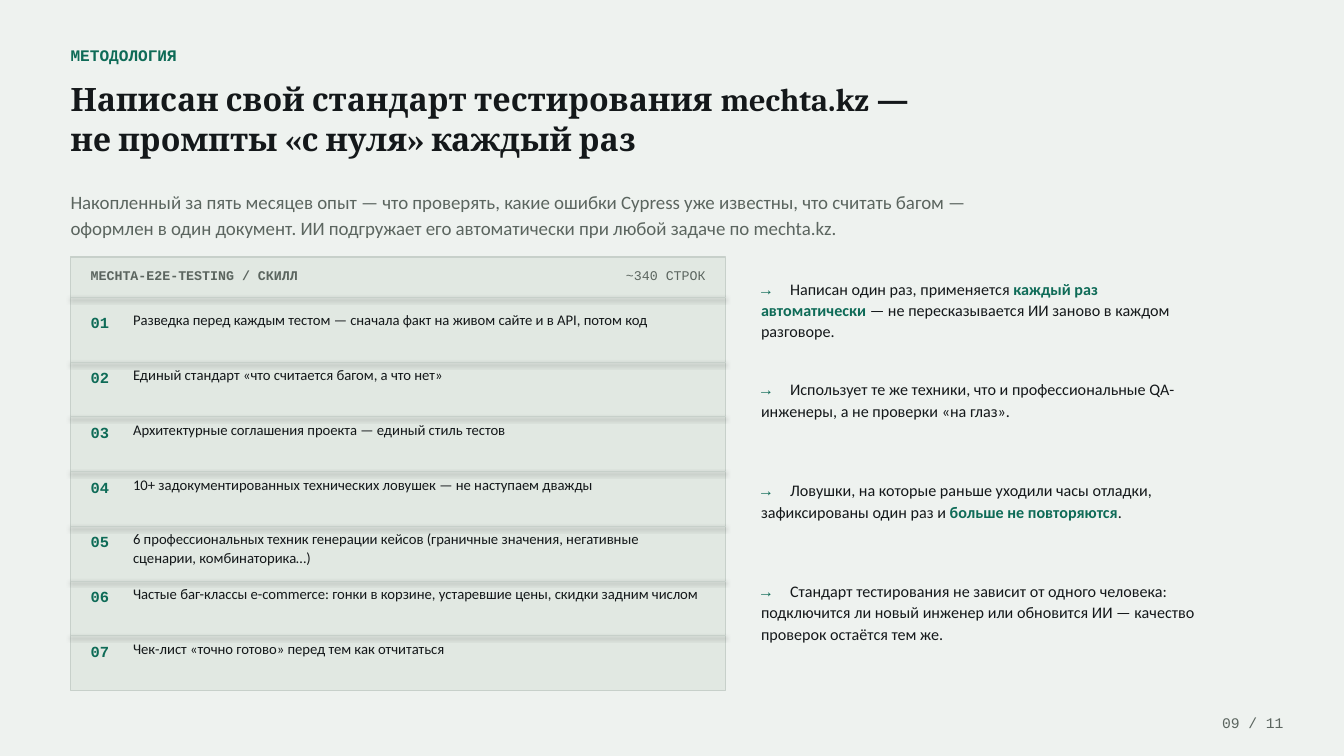
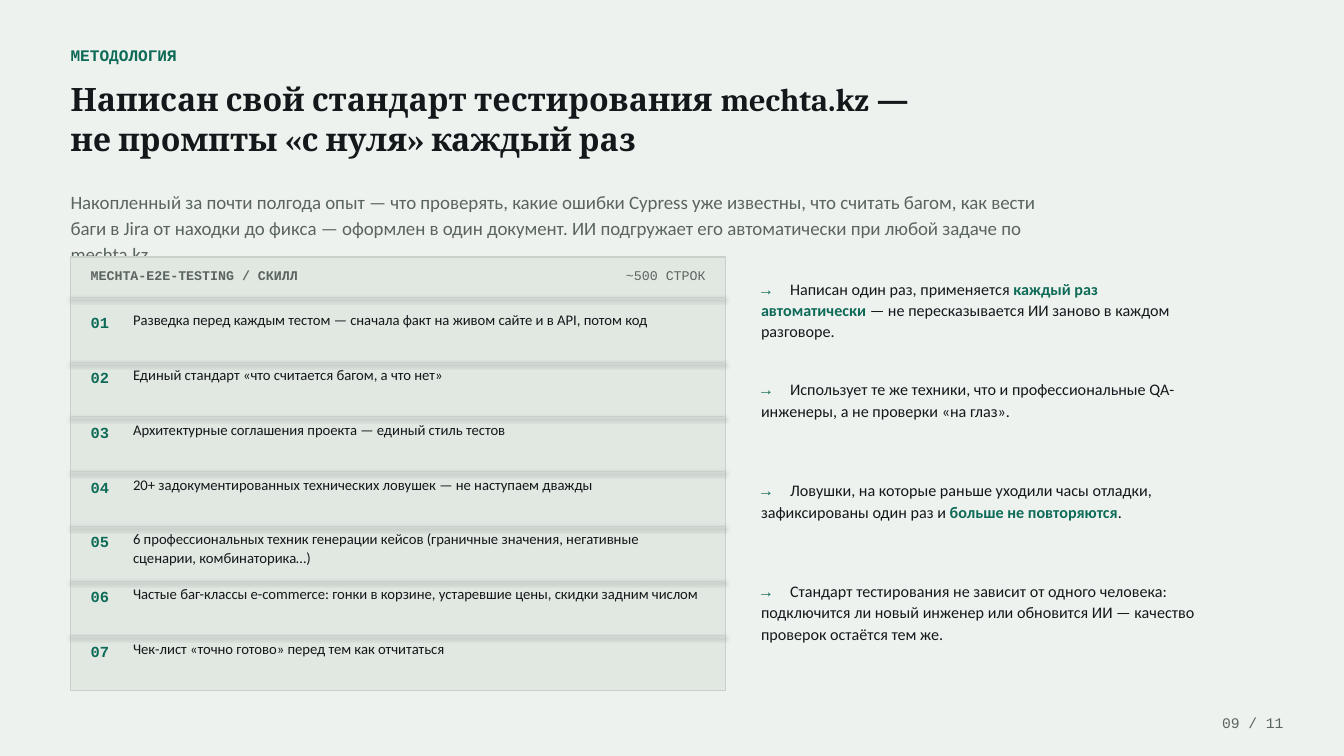
Before and after one commit to Ruxxl/MechtaATest, a slide deck: slide 9 of Автотесты-и-ИИ-презентация.pptx. Drawn at 1344x756 pixels with LibreOffice and Linux fonts; fonts in the diff are those of the drawing. Boxes give left, top, right and bottom in pixels: in the first picture for what was removed or moved away, otherwise in the second. Text is boxed around its words. In the diff, an @@ line names an element or a change of style, - is before the commit and + after.

```diff
--- a/Автотесты-и-ИИ-презентация.pptx
+++ b/Автотесты-и-ИИ-презентация.pptx
@@ text at box(71, 196, 1035, 256): text changed @@
-Накопленный за пять месяцев опыт — что проверять, какие ошибки Cypress уже известны, что считать багом — оформлен в один документ. ИИ подгружает его автоматически при любой задаче по mechta.kz.
+Накопленный за почти полгода опыт — что проверять, какие ошибки Cypress уже известны, что считать багом, как вести баги в Jira от находки до фикса — оформлен в один документ. ИИ подгружает его автоматически при любой задаче по mechta.kz.
@@ text at box(626, 271, 706, 280): text changed @@
-~340 СТРОК
+~500 СТРОК
@@ text at box(133, 480, 592, 493): text changed @@
-10+ задокументированных технических ловушек — не наступаем дважды
+20+ задокументированных технических ловушек — не наступаем дважды
```
Also in this commit, not shown: 3 other slides changed, 16 other files.
